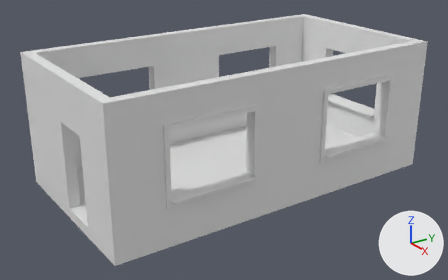
The Blender file Assets/Meshes/super_simple_room.blend: old version first, new version second.
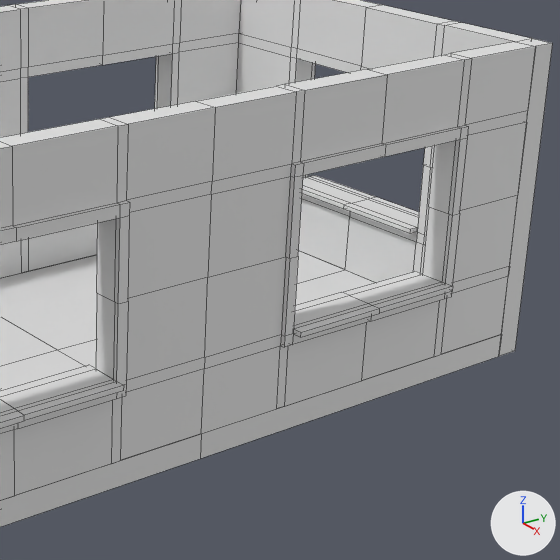
Each version is shown whole from a camera (50 mm lens) standing at (9.78, -12.25, 6.34) and looking at (-1.92, -4.26, 0.73), then close up on the part from 46% to 96% of the width and 9% to 88% of the height. Arrows for +X, +Y and +Z are at lower right; the lights stay in place. The close-ups show mesh edges as thin lines.

The scene before the commit, as lines of its bpy script (objects in view):
```python
me_plane_003 = bpy.data.meshes.new('Plane.003')
me_plane_003.from_pydata(...)  # a box spanning x -2.0..0.0, y 0.0..2.0, z 0.0..0.25
me_vert_003 = bpy.data.meshes.new('Vert.003')
me_vert_003.from_pydata(...)  # 140 vertices, 140 faces; spans x -4.0..0.0, y 0.0..3.0, z -0.1..0.4
me_vert_006 = bpy.data.meshes.new('Vert.006')
me_vert_006.from_pydata(...)  # a box spanning x -0.25..0.0, y -0.25..0.0, z 0.0..3.25
ob_sm_square_2x2x0_002 = bpy.data.objects.new('SM_Square 2x2x0.002', me_plane_003)
ob_sm_square_2x2x0_002.parent = ob_room_test
ob_sm_square_2x2x0_002.location = (0.0, -6.0, -0.25)
ob_sm_wall_window_detail_3x4x0_001 = bpy.data.objects.new('SM_wall_window_Detail 3x4x0.001', me_vert_003)
ob_sm_wall_window_detail_3x4x0_001.parent = ob_room_test
ob_sm_wall_window_detail_3x4x0_001.location = (0.0, 0.0, 0.0)
ob_sm_wall_window_detail_3x4x0_001.rotation_euler = (1.571, 0.0, 1.571)  # degrees (90, 0, 90)
ob_sm_walls_corner_0_25x0_25x3 = bpy.data.objects.new('SM_walls_corner 0.25x0.25x3', me_vert_006)
ob_sm_walls_corner_0_25x0_25x3.parent = ob_room_test
ob_sm_walls_corner_0_25x0_25x3.location = (0.0, 0.0, -0.25)
ob_sm_walls_corner_0_25x0_25x3.rotation_euler = (0.0, 0.0, -3.142)  # degrees (0, 0, -180)
# also in view: 'SM_walls_lower_corner 4x0.25x0.000' at (0.12, -6.0, -0.12); 'SM_walls_lower_corner 4x0.25x0.001' at (0.12, -2.0, -0.12); 'SM_wall_window_Detail 3x4x0.002' at (-4.15, -2.0, 1.5); 'SM_Square 2x2x0.003' at (-3.0, -3.0, -0.12); 'SM_Square 2x2x0.005' at (-3.0, -1.0, -0.12)
```
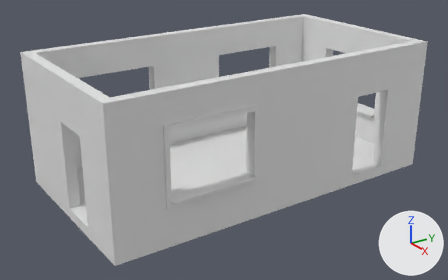
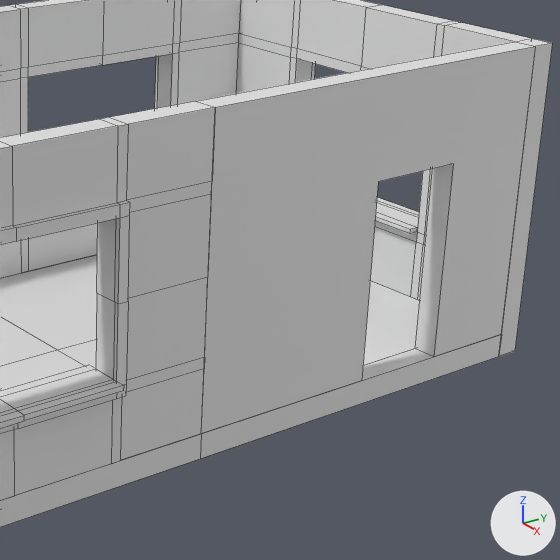
Changed parts and their boxes [x1, y1, x2, y2] in the close-ups (560 x 560 px):
'SM_wall_window_Detail 3x4x0.001', reshaped: [197, 42, 536, 434] in both

Diff of the bpy script that builds the scene:
```diff
--- a/Assets/Meshes/super_simple_room.blend.py
+++ b/Assets/Meshes/super_simple_room.blend.py
@@ ob_sm_wall_window_detail_3x4x0_001 @@
-ob_sm_wall_window_detail_3x4x0_001 = bpy.data.objects.new('SM_wall_window_Detail 3x4x0.001', me_vert_003)
+ob_sm_wall_window_detail_3x4x0_001 = bpy.data.objects.new('SM_wall_window_Detail 3x4x0.001', me_vert)
 ob_sm_wall_window_detail_3x4x0_001.parent = ob_room_test
```
